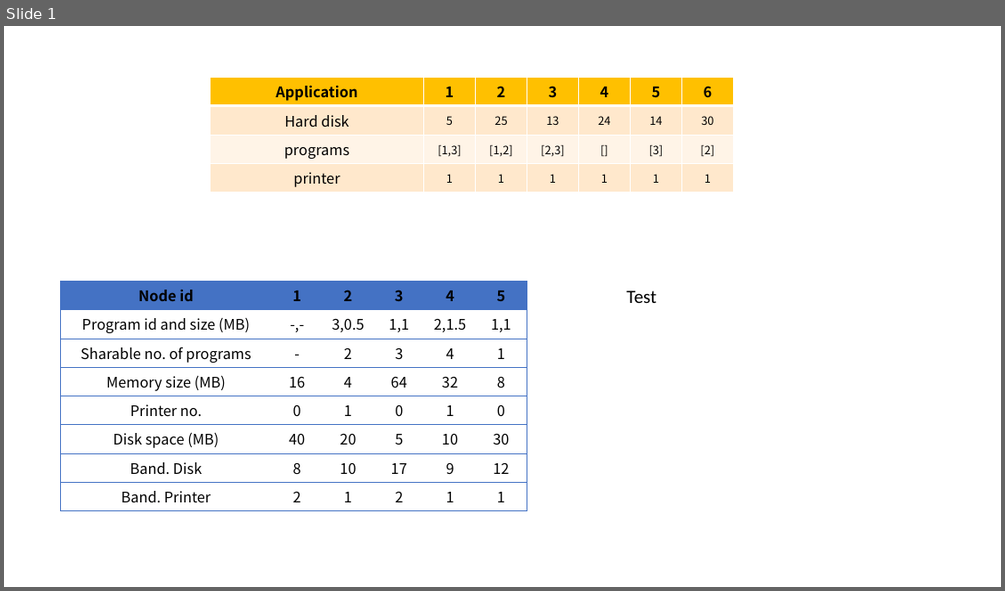
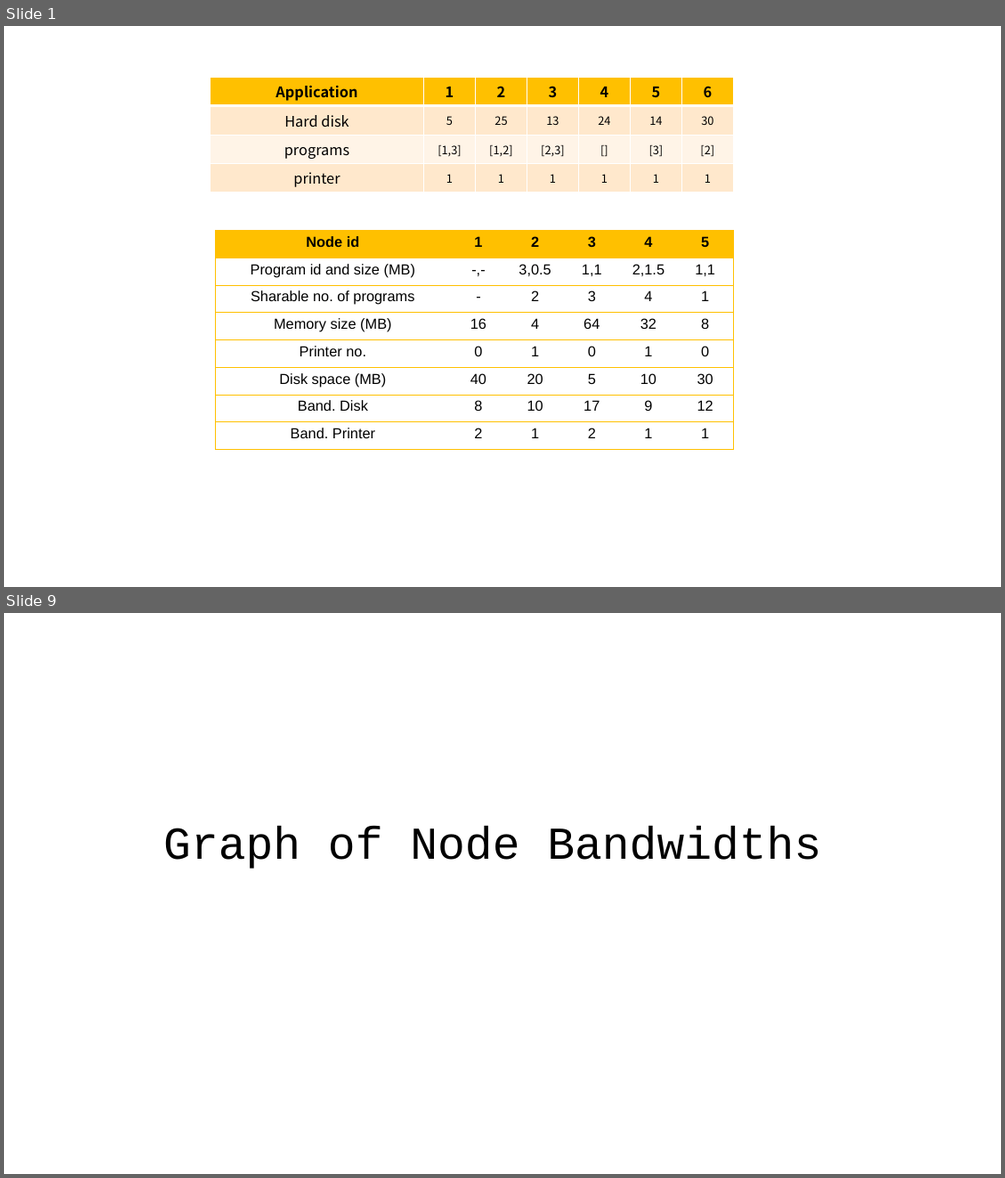
Before and after one commit to revhea2/priority-based-resource-allocation, a slide deck: final_presentation.pptx. Shown one above the other, each under a label of ours: slide 1 before the commit, slides 1 and 9 after it; the slides between them are not shown. The pictures are 1005x591 and 1005x1178 pixels, drawn with LibreOffice and Linux fonts; fonts in the diff are those of the drawing. Boxes give left, top, right and bottom in pixels: in the first picture for what was removed or moved away, otherwise in the second. Text is boxed around its words. In the diff, an @@ line names an element or a change of style, - is before the commit and + after.

```diff
--- a/final_presentation.pptx
+++ b/final_presentation.pptx
@@ slide 9 added at [4, 613, 1001, 1174], background #FFFFFF @@
@@ title added at [163, 826, 821, 868], 44 pt, text #000000 @@
+Graph of Node Bandwidths
@@ slide 1 changed as well @@
@@ table at [216, 230, 735, 450] @@
@@ font Noto Sans CJK JP to Arial @@
@@ borders changed @@
@@ table: place and size @@
-table at [61, 281, 526, 506]
+table at [216, 230, 735, 450]
@@ text removed at [626, 290, 656, 303] @@
-Test
```
Also in this commit, not shown: 15 other slides added, 2 slides removed, 1 other file.
